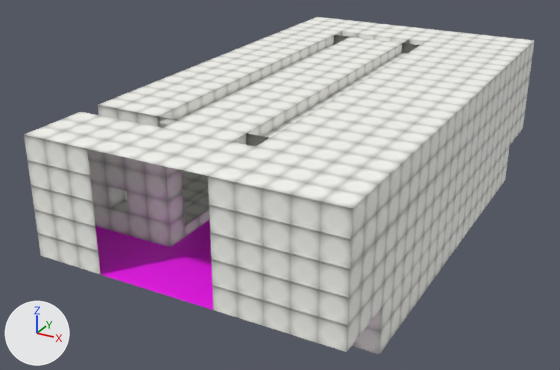
Renders of the FBX model Assets/Meshes/race.fbx from each side of a commit.
Both versions are drawn from a 50 mm lens placed at (19.95, -18.81, 14.64), pointed at (3.72, 10.71, -0.12). The lights are fixed; the arrows at lower left show +X, +Y and +Z. Where no turn or scale is listed for an object, it has been applied to the vertices.

In view in the first picture: 'race'.
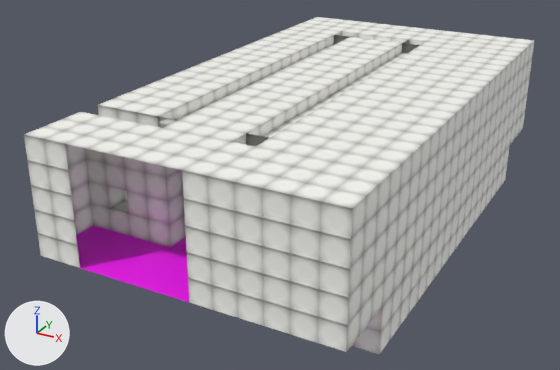
Boxes (x1, y1, x2, y2) around the edits, measured in the pictures (560 x 370 px):
part 1 of me_cube_010, added
    after: (182, 170, 213, 310)
part 2 of me_cube_010, deleted
    before: (65, 144, 101, 275)

The change, as a diff of the scene's bpy script:
```diff
--- a/Assets/Meshes/race.fbx.py
+++ b/Assets/Meshes/race.fbx.py
@@ me_cube_010 @@
 me_cube_010.from_pydata(...)  # 1336 vertices, 1331 faces; spans x -1.0..12.0, y 0.0..25.0, z -2.0..5.0
 # used by ob_race; location = (0.0, 0.0, 0.0)
 # verts and faces of me_cube_010; kept vertices keep their numbers, new ones are numbered from 1336
 # before: 0 (7.0, 0.0, 4.0) at pixel (209, 204), 13 (6.0, 0.0, 0.0) at pixel (189, 302), 18 (7.0, 0.0, 3.0) at pixel (210, 232), 19 (7.0, 0.0, 0.0) at pixel (213, 309), 32 (7.0, 0.0, 2.0) at pixel (211, 258)
 # before: 314 (7.0, 0.0, 5.0) at pixel (207, 175), 319 (6.0, 0.0, 5.0) at pixel (182, 170), 513 (7.0, 0.0, 1.0) at pixel (212, 284)
 # before: 5 (2.0, 0.0, 4.0) at pixel (89, 175), 6 (1.0, 0.0, 4.0) at pixel (68, 170), 22 (2.0, 0.0, 3.0) at pixel (92, 201), 23 (2.0, 0.0, 0.0) at pixel (100, 274), 24 (1.0, 0.0, 3.0) at pixel (71, 195)
 # before: 27 (1.0, 0.0, 0.0) at pixel (80, 267), 311 (2.0, 0.0, 5.0) at pixel (87, 148), 312 (1.0, 0.0, 5.0) at pixel (65, 143), 504 (2.0, 0.0, 2.0) at pixel (95, 226), 507 (1.0, 0.0, 2.0) at pixel (74, 220)
 # before: 577 (2.0, 0.0, 1.0) at pixel (98, 250), 1334 (1.0, 0.0, 1.0) at pixel (77, 244)
+# me_cube_010 part 1
+for new, old in zip([*range(1336, 1340)], [0, 18, 32, 513]): verts[new] = verts[old] + (-1.0, 0.0, 0.0)
+faces += [(0, 1336, 319, 314), (0, 18, 1337, 1336), (18, 32, 1338, 1337), (32, 513, 1339, 1338), (13, 1339, 513, 19)]  # mat_walls
+# me_cube_010 part 2
+delete_vertices([5, 22, 504, 577])  # with the faces that use them
 me_cube_010.materials.append(mat_walls)
```
